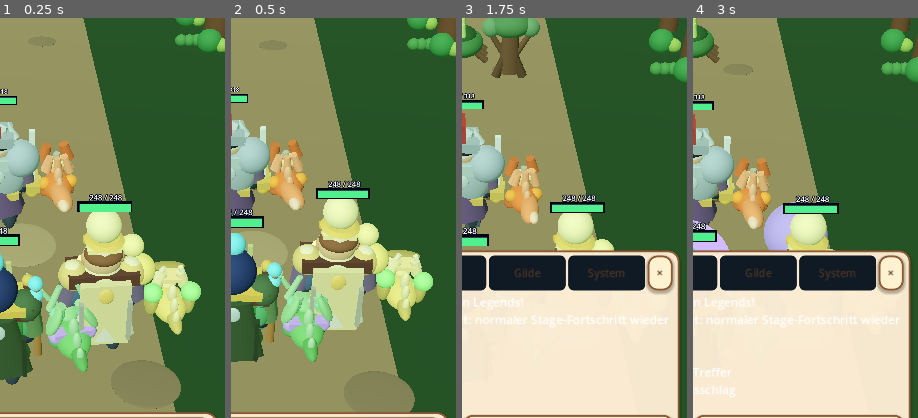
Above: before the commit, frames 1-4 (left to right).
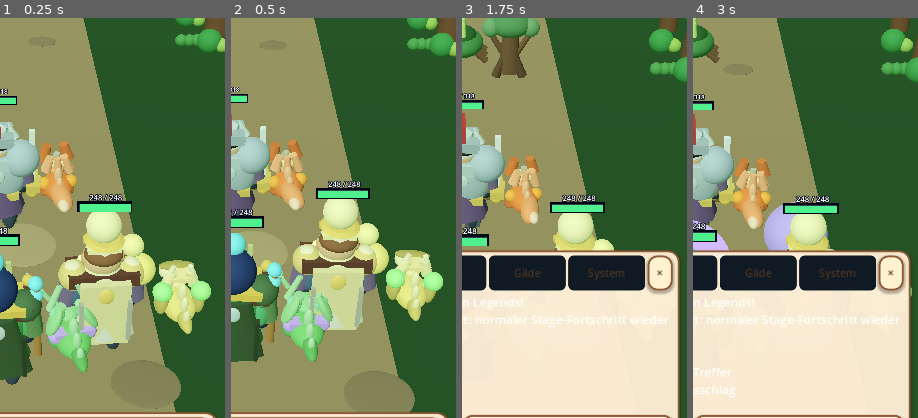
Above: after the commit, the same moments.

Repository: xynewageyx/TitanLegend
Game: Godot game, scene res://scenes/main.tscn
The game is run twice, just before and just after one commit, with the same random seed, the same clock (stepped at 60 frames per second) and the same inputs.
Inputs (mouse positions are % of the whole screen's width and height, from its top left):
- Up to frame 1 (0.25 s): no input
- Up to frame 2 (0.5 s): no input
- Up to frame 3 (1.75 s): click "☰ System · Stage 1 – Welle 1/…" at 0.5 s; click (26, 86) at 1.27 s; type "12" at 1.35 s
- Up to frame 4 (3 s): click "Welt" at 2 s; click "Alle" at 2.75 s
The pictures show only the part of the screen within x 50-100%, y 34-84%; the shares and areas given below are measured in that part.

The runs differ from the first frame. In frame 1, 2.8% of the frame differs, in the area x 64-94%, y 60-80%; in frame 2, 2.7%; in frame 3, less than 0.1%; in frame 4, less than 0.1%.

Commit message:
Give winged passive pets more lateral clearance beside heroes on Android

Diff:
--- a/scripts/team_formation.gd
+++ b/scripts/team_formation.gd
@@ -498,7 +498,10 @@
   var anchor_x: float = _formation_position(i).x
   var pet_side: float = -1.0 if anchor_x < 0.0 else 1.0
   # Keep passive pets beside their owner, away from the center of the row.
-  pet.position = Vector3(pet_side * 1.30, 0.0, -0.35)
+  # Large winged silhouettes need extra lateral clearance on portrait screens.
+  var pet_species: int = pet_species_ids[i] if i < pet_species_ids.size() else 0
+  var pet_offset: float = 1.48 if pet_species in [3, 4, 8] else 1.30
+  pet.position = Vector3(pet_side * pet_offset, 0.0, -0.35)
   hero.add_child(pet)
   preload("res://scripts/pet_creature_visuals.gd").decorate(pet, pet_element_ids[i], pet_species_ids[i])
   DesignDetails.pet(pet, i)
